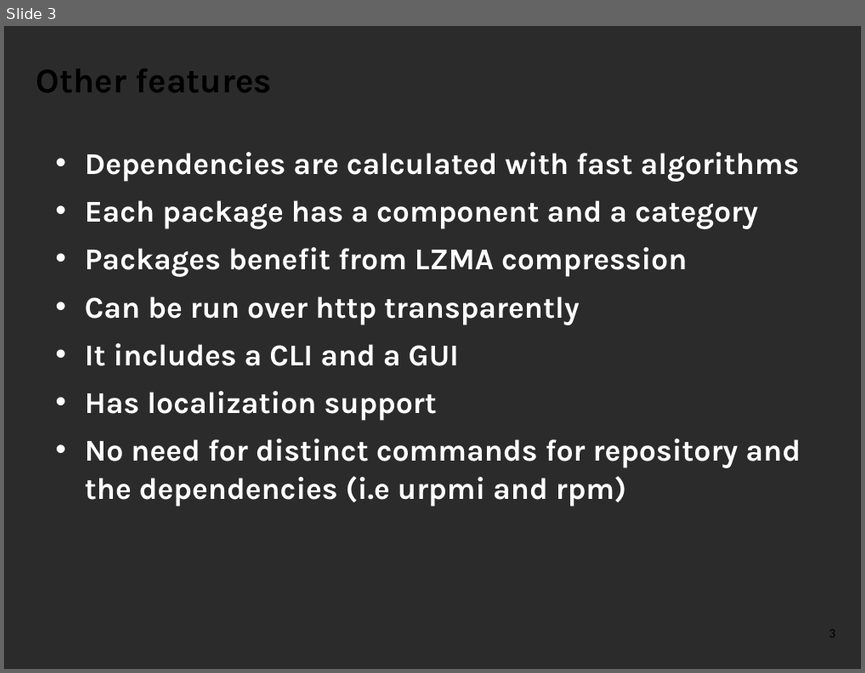
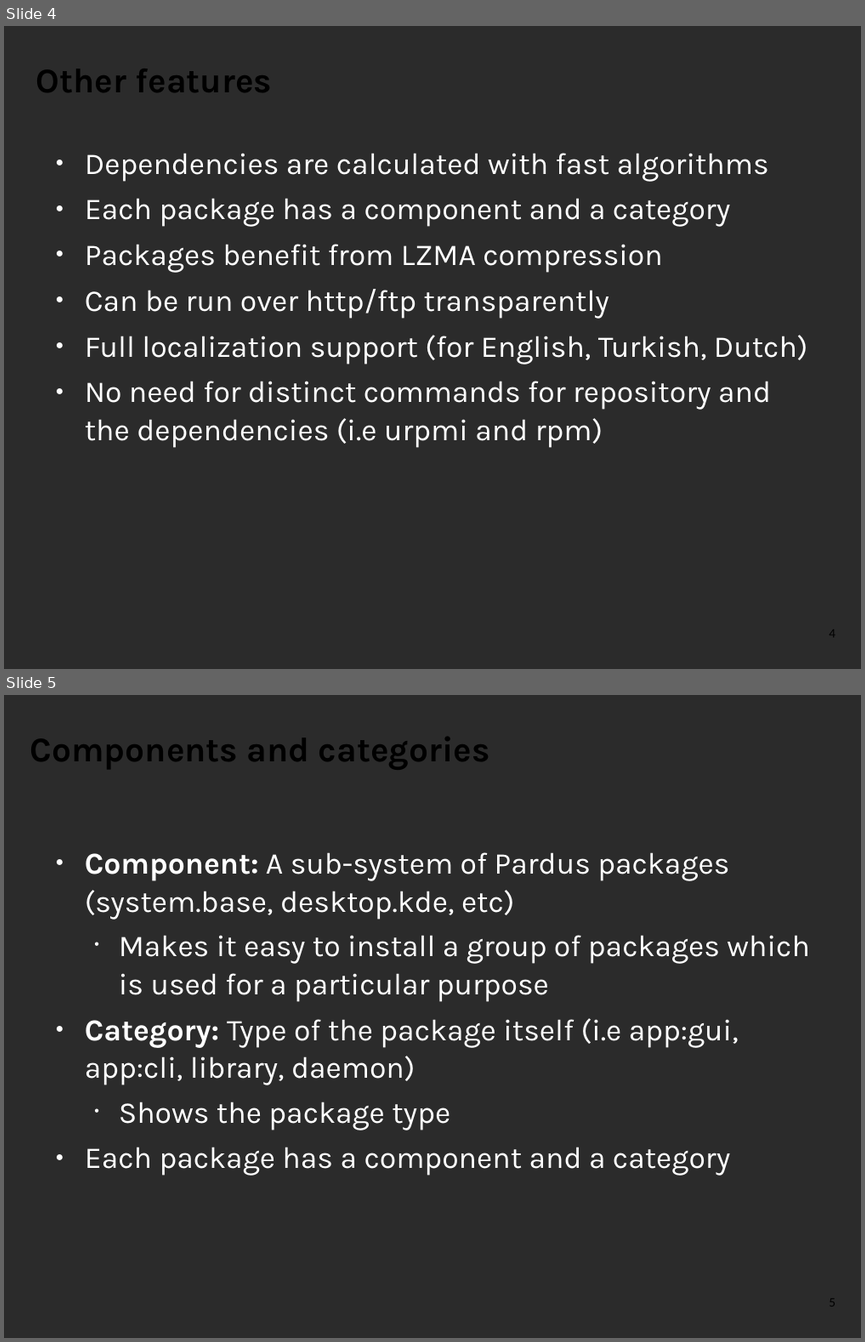
Before and after one commit to pars-linux/uludag, a slide deck: promotion/presentations/PardusGenel/introduction-to-pisi.odp. Shown one above the other, each under a label of ours: slide 3 before the commit, slides 4 and 5 after it. The pictures are 865x673 and 865x1342 pixels, drawn with LibreOffice and Linux fonts; fonts in the diff are those of the drawing; background and template pictures are left out; a plain dark background stands for a picture behind light text. Boxes give left, top, right and bottom in pixels: in the first picture for what was removed or moved away, otherwise in the second. Text is boxed around its words. In the diff, an @@ line names an element or a change of style, - is before the commit and + after.

```diff
--- a/promotion/presentations/PardusGenel/introduction-to-pisi.odp
+++ b/promotion/presentations/PardusGenel/introduction-to-pisi.odp
@@ slide 5 added at box(4, 695, 861, 1338), background picture (left out); not listed: 1 template element that a slide beside it also shows @@
@@ title added at box(30, 737, 490, 770), 32 pt, text #000000, bold @@
+Components and categories
@@ text added at box(85, 852, 810, 1175), 28 pt, text #FFFFFF @@
+● Component: A sub-system of Pardus packages (system.base, desktop.kde, etc)
+  • Makes it easy to install a group of packages which is used for a particular purpose
+● Category: Type of the package itself (i.e app:gui, app:cli, library, daemon)
+  • Shows the package type
+● Each package has a component and a category
@@ what was slide 3 is now slide 4 @@
@@ slide 4 changed as well @@
@@ text at box(85, 153, 771, 448): bold off in "Dependencies are calculated with fast algorithms", "Each package has a component and a ...", "Packages benefit from LZMA compression", "No need for distinct commands for repository ..."; bullet • to ●; less space between paragraphs @@
@@ text at box(85, 289, 808, 363): text changed; bold off @@
-• Can be run over http transparently
-• It includes a CLI and a GUI
-• Has localization support
+● Can be run over http/ftp transparently
+● Full localization support (for English, Turkish, Dutch)
@@ page number at box(828, 630, 835, 635): text changed @@
-3
+4
```
Also in this commit, not shown: 3 other slides changed, 22 other slides added, 5 slides removed.
